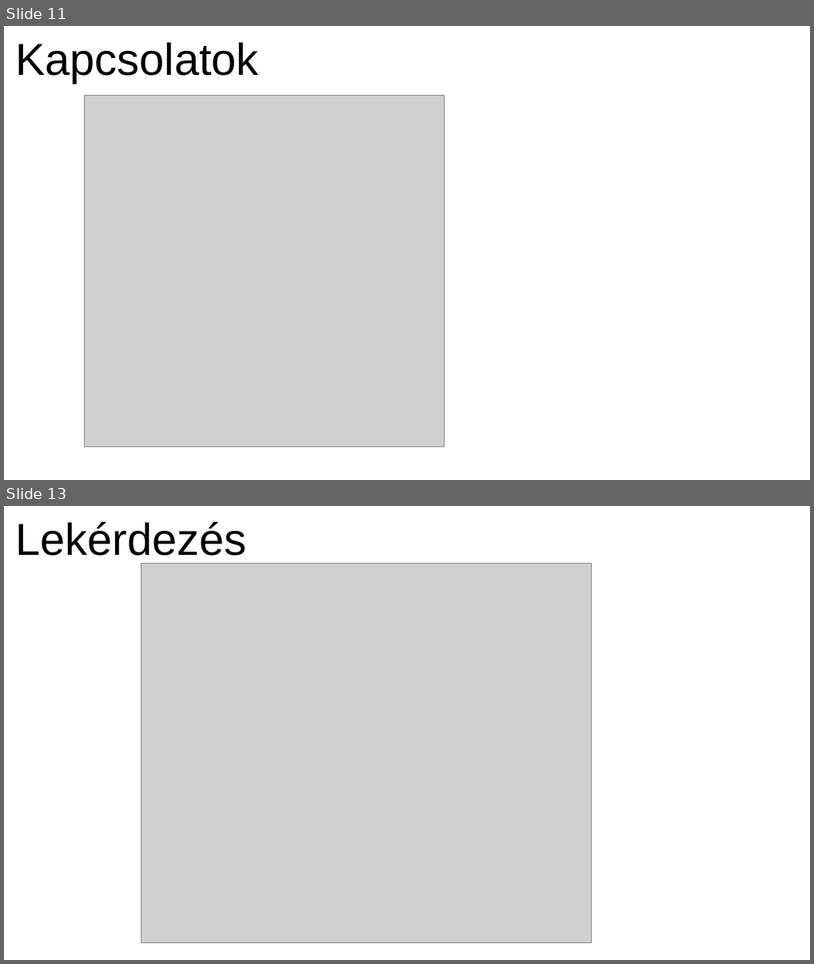
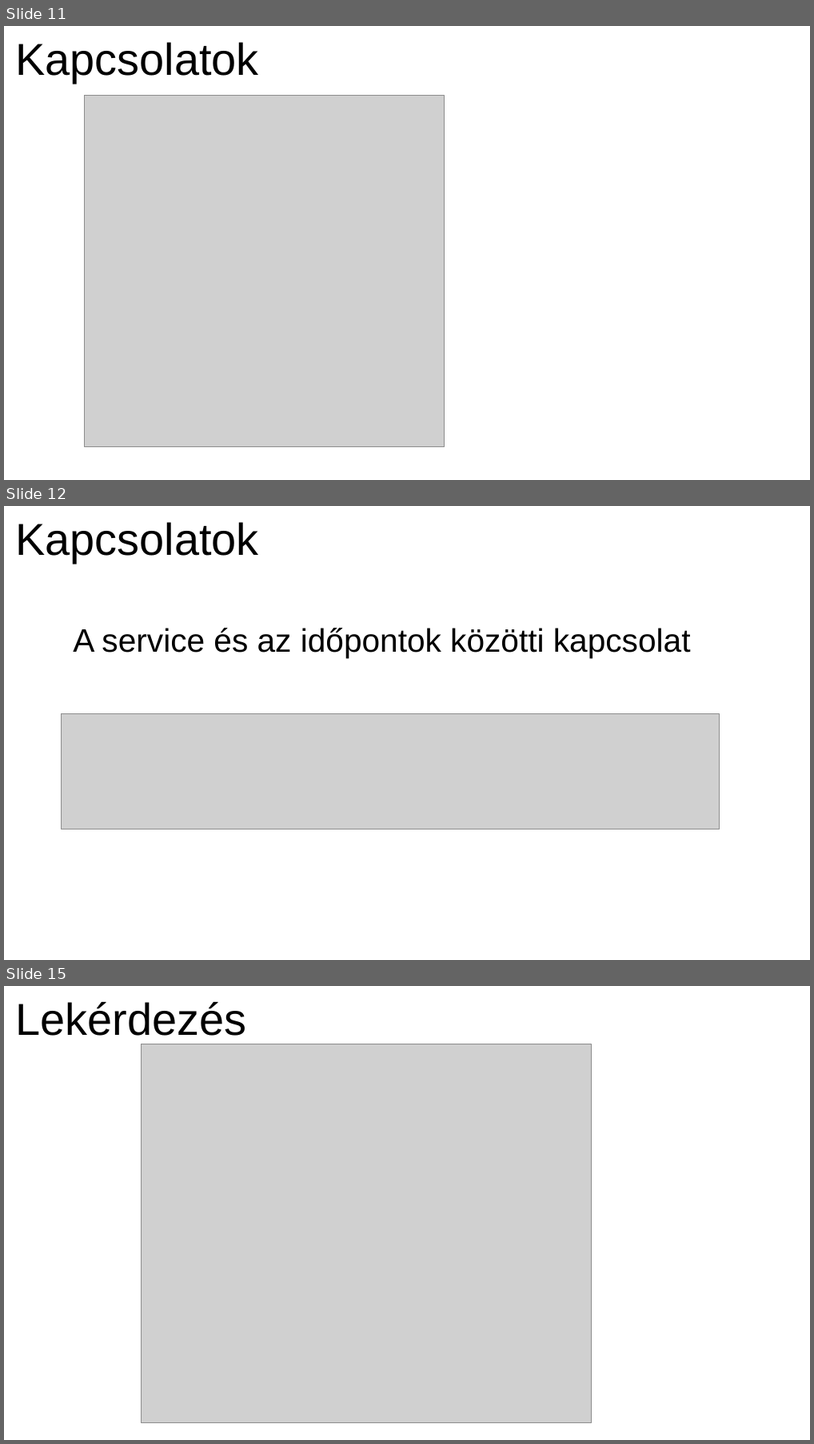
Before and after one commit to Tominano/neo4j, a slide deck: pres.pptx. Shown one above the other, each under a label of ours: slides 11 and 13 before the commit, slides 11, 12 and 15 after it; the slides between them are not shown. The pictures are 814x964 and 814x1444 pixels, drawn with LibreOffice and Linux fonts; fonts in the diff are those of the drawing; grey boxes stand for pictures; background and template pictures are left out. Boxes give left, top, right and bottom in pixels: in the first picture for what was removed or moved away, otherwise in the second. Text is boxed around its words. In the diff, an @@ line names an element or a change of style, - is before the commit and + after.

```diff
--- a/pres.pptx
+++ b/pres.pptx
@@ slide 12 added at box(4, 506, 810, 960), background picture (left out) @@
@@ text added at box(15, 522, 258, 563), 44 pt, text #000000 @@
+Kapcsolatok
@@ text added at box(73, 628, 691, 657), 32 pt, text #000000 @@
+● A service és az időpontok közötti kapcsolat
@@ picture added at box(62, 714, 720, 828) @@
@@ what was slide 13 is now slide 15 @@
```
Also in this commit, not shown: 3 other slides added, 1 slide removed, 2 other files.
